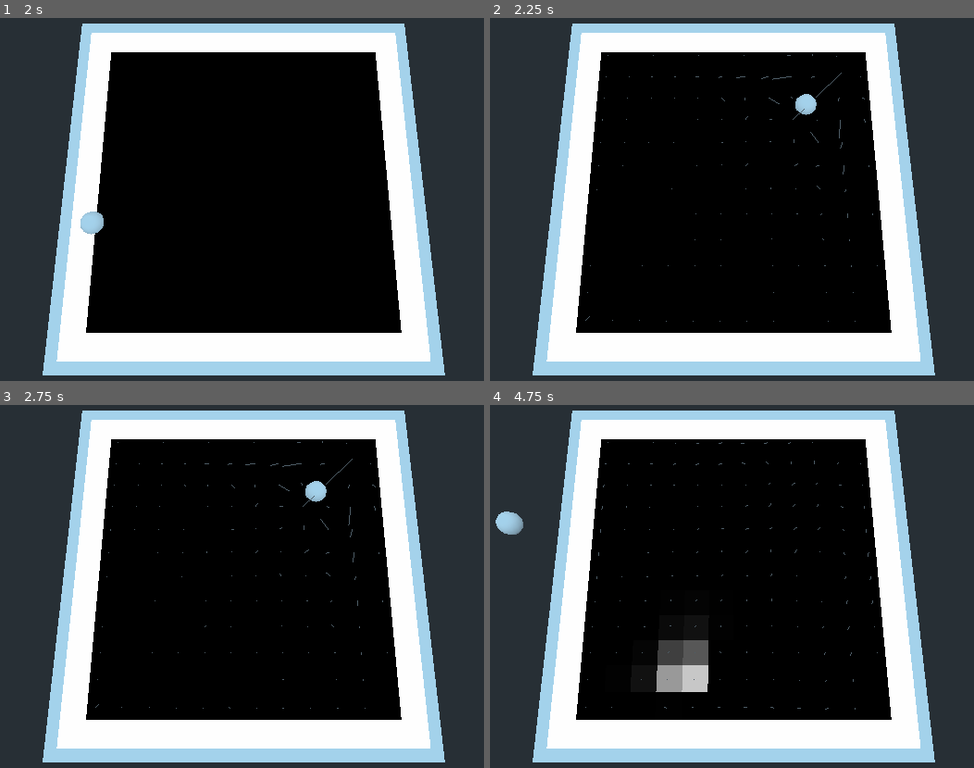
Above: before the commit, frames 1-4 (two rows, left to right).
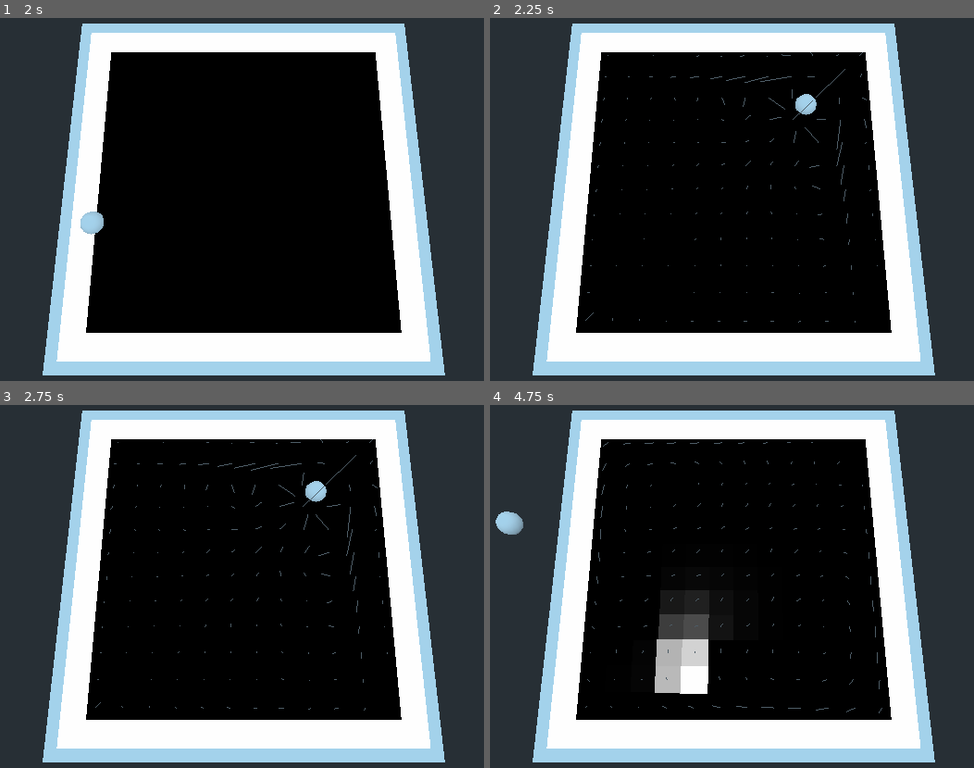
Above: after the commit, the same moments.

Repository: bit-shift-io/flow
Game: Godot game, scene res://map.tscn
The game is run twice, just before and just after one commit, with the same random seed, the same clock (stepped at 60 frames per second) and the same inputs.
Inputs (mouse positions are in pixels of both pictures, inside the frame that each line leads up to):
- Up to frame 1 (2 s): tap Enter at 0.5 s; move the mouse to (406, 181) at 0.52 s; tap V (velocity) at 0.6, 1.55 s; tap Space at 1.25 s; move the mouse to (91, 221) at 1.27 s; tap C (clear) at 1.35 s
- Up to frame 2 (2.25 s): tap Enter at 2 s; move the mouse to (804, 105) at 2.02 s; press the mouse at (804, 105) at 2.03 s
- Up to frame 3 (2.75 s): tap V (velocity) at 2.3 s
- Up to frame 4 (4.75 s): tap Space at 2.75 s; move the mouse to (693, 673) at 2.77 s; release the mouse at (693, 673) at 2.78 s; right-click (693, 673) at 2.85 s; tap V (velocity) at 3.05, 3.6, 4.35 s; move the mouse to (954, 651) at 3.52 s; move the mouse to (509, 524) at 4.27 s

Frame 1 is identical in both runs. In frame 2, 0.3% of the frame differs, in the area x 20-80%, y 9-84%; in frame 3, 0.3%; in frame 4, 2.9%, in the area x 19-82%, y 10-85%.

Commit message:
Pressure as height. still not stable at large sizes

Diff:
--- a/src/cell.gd
+++ b/src/cell.gd
@@ -3,6 +3,7 @@
 onready var box = get_node("CSGBox");
 onready var geom = get_node("ImmediateGeometry");
 
+var pressureAsHeight = true; # show pressure as height
 var velocity = Vector3(0, 0, 0);
 
 func set_velocity(v):
@@ -16,6 +17,11 @@
 	geom.add_vertex(velocity);
 	geom.end();
 
+func set_density(d):
+	set_color(Color(d, d, d));
+	if (pressureAsHeight):
+		box.height = max(d, 0.2);
+
 func set_color(col):
 	box.material_override.albedo_color = col;
 
--- a/src/demo.gd
+++ b/src/demo.gd
@@ -13,7 +13,7 @@
 var dt = 0.1
 var diff = 0.0
 var visc = 0.0
-var force = 1.0
+var force = 5.0
 var source = 100.0
 var dvel = true
 
@@ -184,7 +184,7 @@
 		get_from_UI(dens_prev, u, v)
 	else:
 		get_from_UI(dens_prev, u_prev, v_prev)
-		solver.vel_step(N, u, v, u_prev, v_prev, visc, dt)
+		solver.vel_step(N, u, v, u_prev, v_prev, visc, dt, mouse_down[0])
 
 	solver.dens_step(N, dens, dens_prev, u, v, diff, dt)
 
@@ -230,15 +230,15 @@
 		for j in range(1, N + 1):
 			var y = (j - 0.5) * h
 			var d00 = dens[i][j]
-			var d01 = dens[i][j + 1]
-			var d10 = dens[i + 1][j]
-			var d11 = dens[i + 1][j + 1]
+			#var d01 = dens[i][j + 1]
+			#var d10 = dens[i + 1][j]
+			#var d11 = dens[i + 1][j + 1]
 
 			#if (d00 != 0):
 			#	print("we got somrthing!");
 
 			var cell = cells[i][j];
-			cell.set_color(Color(d00 * colourScale, d00 * colourScale, d00 * colourScale));
+			cell.set_density(d00 * colourScale);
 
 			#glColor3f(d00, d00, d00)
 			#glVertex2f(x, y)
--- a/src/solver.gd
+++ b/src/solver.gd
@@ -15,14 +15,17 @@
 			x[0][i] = -x[1][i]
 		else:
 			x[0][i] = x[1][i]
+
 		if b == 1:
 			x[N + 1][i] = -x[N][i]
 		else:
 			x[N + 1][i] = x[N][i]
+
 		if b == 2:
 			x[i][0] = -x[i][1]
 		else:
 			x[i][0] = x[i][1]
+
 		if b == 2:
 			x[i][N + 1] = -x[i][N]
 		else:
@@ -93,18 +96,20 @@
 				x = N + 0.5
 			var i0 = int(x)
 			var i1 = i0 + 1
+
 			if y < 0.5:
 				y = 0.5
 			if y > N + 0.5:
 				y = N + 0.5
 			var j0 = int(y)
 			var j1 = j0 + 1
+
 			var s1 = x - i0
 			var s0 = 1 - s1
 			var t1 = y - j0
 			var t0 = 1 - t1
-			d[i][j] = (s0 * (t0 * d0[i0][j0] + t1 * d0[i0][j1]) + s1 *
-					   (t0 * d0[i1][j0] + t1 * d0[i1][j1]))
+			d[i][j] = s0 * (t0 * d0[i0][j0] + t1 * d0[i0][j1]) + s1 * (t0 * d0[i1][j0] + t1 * d0[i1][j1])
+
 	set_bnd(N, b, d)
 
 
@@ -117,30 +122,15 @@
 		for j in range(1, N + 1):
 			div[i][j] = -0.5 * h * (u[i+1][j] - u[i-1][j] + v[i][j+1] - v[i][j-1])
 			p[i][j] = 0;
-
-			#div[IX(i,j)] = -0.5f*(u[IX(i+1,j)]-u[IX(i-1,j)]+v[IX(i,j+1)]-v[IX(i,j-1)])/N;
-			#p[IX(i,j)] = 0;
-
-			#div[1:N + 1, 1:N + 1] = (-0.5 * h *
-			#				 (u[2:N + 2, 1:N + 1] - u[0:N, 1:N + 1] +
-			#				  v[1:N + 1, 2:N + 2] - v[1:N + 1, 0:N]))
-	#p[1:N + 1, 1:N + 1] = 0
 
 	set_bnd(N, 0, div)
 	set_bnd(N, 0, p)
 	lin_solve(N, 0, p, div, 1, 4)
 
-
 	for i in range(1, N + 1):
 		for j in range(1, N + 1):
 			u[i][j] -= 0.5 * N * p[i+1][j] - p[i-1][j];
 			v[i][j] -= 0.5 * N * p[i][j+1] - p[i][j-1];
-
-	#u[IX(i,j)] -= 0.5f*N*(p[IX(i+1,j)]-p[IX(i-1,j)]);
-	#v[IX(i,j)] -= 0.5f*N*(p[IX(i,j+1)]-p[IX(i,j-1)]);
-
-	#u[1:N + 1, 1:N + 1] -= 0.5 * (p[2:N + 2, 1:N + 1] - p[0:N, 1:N + 1]) / h
-	#v[1:N + 1, 1:N + 1] -= 0.5 * (p[1:N + 1, 2:N + 2] - p[1:N + 1, 0:N]) / h
 
 	set_bnd(N, 1, u)
 	set_bnd(N, 2, v)
@@ -170,19 +160,32 @@
 
 	advect(N, 0, x, x0, u, v, dt)
 
-
-func vel_step(N, u, v, u0, v0, visc, dt):
+func check_if_velocity_increasing(N, u, v, u0, v0, velocityAllowedToIncrease):
+	if (velocityAllowedToIncrease):
+		return;
+
+	var epsilon = 0.00001;
+	for i in range(1, N + 1):
+		for j in range(1, N + 1):
+			var uval = abs(u[i][j]);
+			var u0val = abs(u0[i][j]);
+			if ((uval - epsilon) > u0val):
+				print("unstable! force is increasing!");
+
+			var vval = abs(v[i][j]);
+			var v0val = abs(v0[i][j]);
+			if ((vval - epsilon) > v0val):
+				print("unstable! force is increasing!");
+
+
+func vel_step(N, u, v, u0, v0, visc, dt, velocityAllowedToIncrease):
 	"""Evolving velocity.
 
 	It implies self-advection, viscous diffusion, addition of forces.
 	"""
 
-	# Add (u0 * dt) to u
-	# u0 is the previous velocity in x dimension
+	# Add the previous velocity (u0,v0) to the current velocity (u,v)
 	add_source(N, u, u0, dt)
-
-	# Add (v0 * dt) to v
-	# v0 is the previous velocity in y dimension
 	add_source(N, v, v0, dt)
 
 	# swap
@@ -190,19 +193,22 @@
 	u = u0;
 	u0 = tmp;
 
-	#u0, u = u, u0  # swap
-
-	diffuse(N, 1, u, u0, visc, dt)
-
 	# swap
 	tmp = v;
 	v = v0;
 	v0 = tmp;
 
-	#v0, v = v, v0  # swap
-
+	# Diffuse the velocity
+	diffuse(N, 1, u, u0, visc, dt)
 	diffuse(N, 2, v, v0, visc, dt)
+
+
+	# what does this do?
 	project(N, u, v, u0, v0)
+
+
+	#check_if_velocity_increasing(N, u, v, u0, v0, velocityAllowedToIncrease);
+	#return;
 
 	# swap
 	tmp = u;
@@ -213,8 +219,10 @@
 	v = v0;
 	v0 = tmp;
 
-	#u0, u = u, u0  # swap
-	#v0, v = v, v0  # swap
+	# move the velocity along the velocity field?
 	advect(N, 1, u, u0, u0, v0, dt)
 	advect(N, 2, v, v0, u0, v0, dt)
+
+
+	# what does this do?
 	project(N, u, v, u0, v0)
